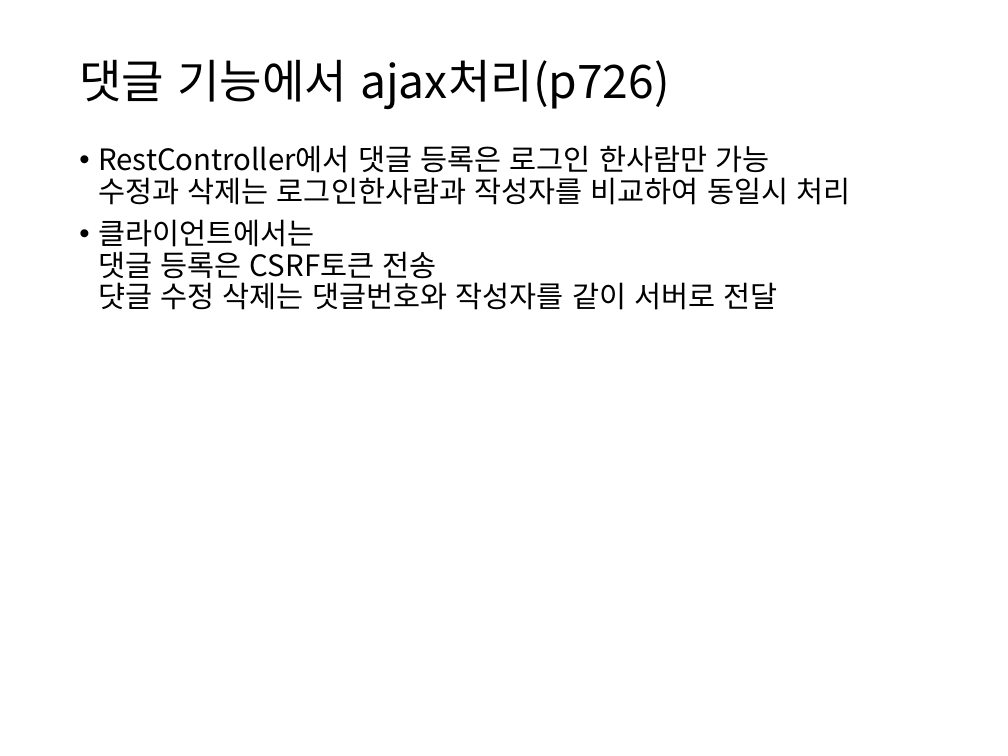
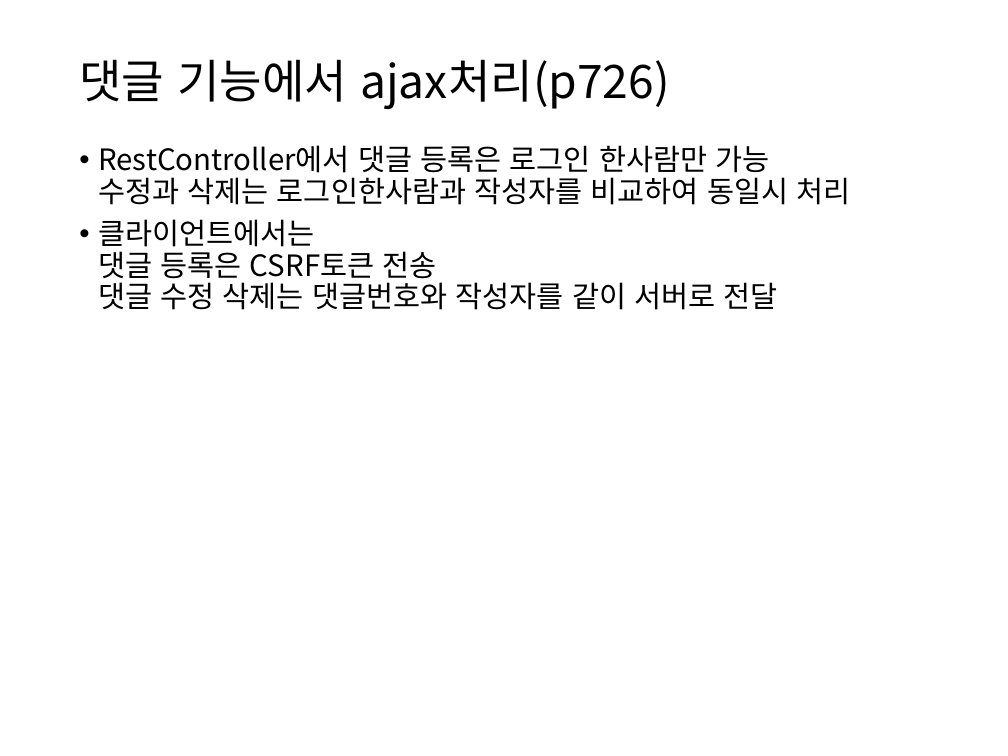
Before and after one commit to itrecipe/Web_Study_ez, a slide deck: slide 69 of spring - 학습자료/코드로 배우는 스프링 웹 프로젝트 (개정판) 학습자료/PART7.pptx. Drawn at 1008x756 pixels with LibreOffice and Linux fonts; fonts in the diff are those of the drawing. Boxes give left, top, right and bottom in pixels: in the first picture for what was removed or moved away, otherwise in the second. Text is boxed around its words. In the diff, an @@ line names an element or a change of style, - is before the commit and + after.

```diff
--- a/spring - 학습자료/코드로 배우는 스프링 웹 프로젝트 (개정판) 학습자료/PART7.pptx
+++ b/spring - 학습자료/코드로 배우는 스프링 웹 프로젝트 (개정판) 학습자료/PART7.pptx
@@ text at [98,219,778,310]: text changed @@
-• 클라이언트에서는
-  댓글 등록은 CSRF토큰 전송
-  댯글 수정 삭제는 댓글번호와 작성자를 같이 서버로 전달
+• 클라이언트에서는
+  댓글 등록은 CSRF토큰 전송
+  댓글 수정 삭제는 댓글번호와 작성자를 같이 서버로 전달
```
Also in this commit, not shown: 9 other slides changed, 3 slides added, 1 other file.
